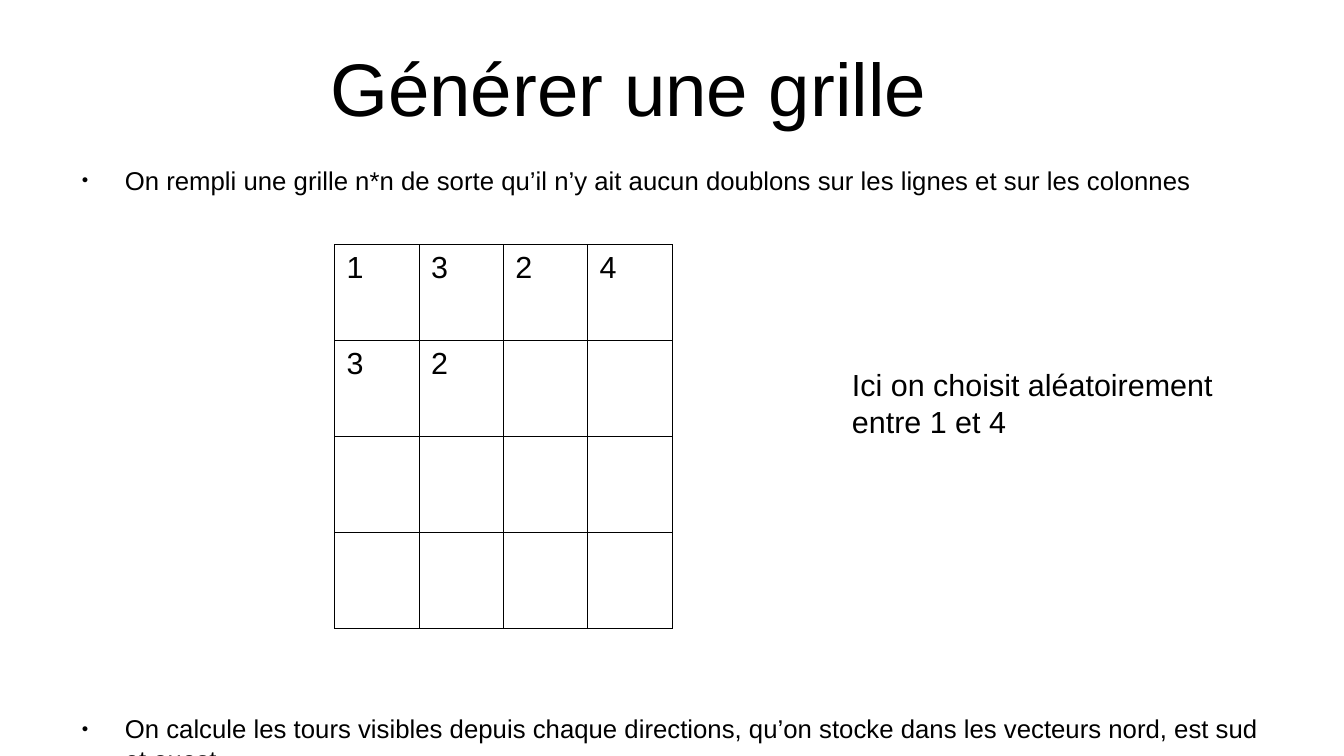
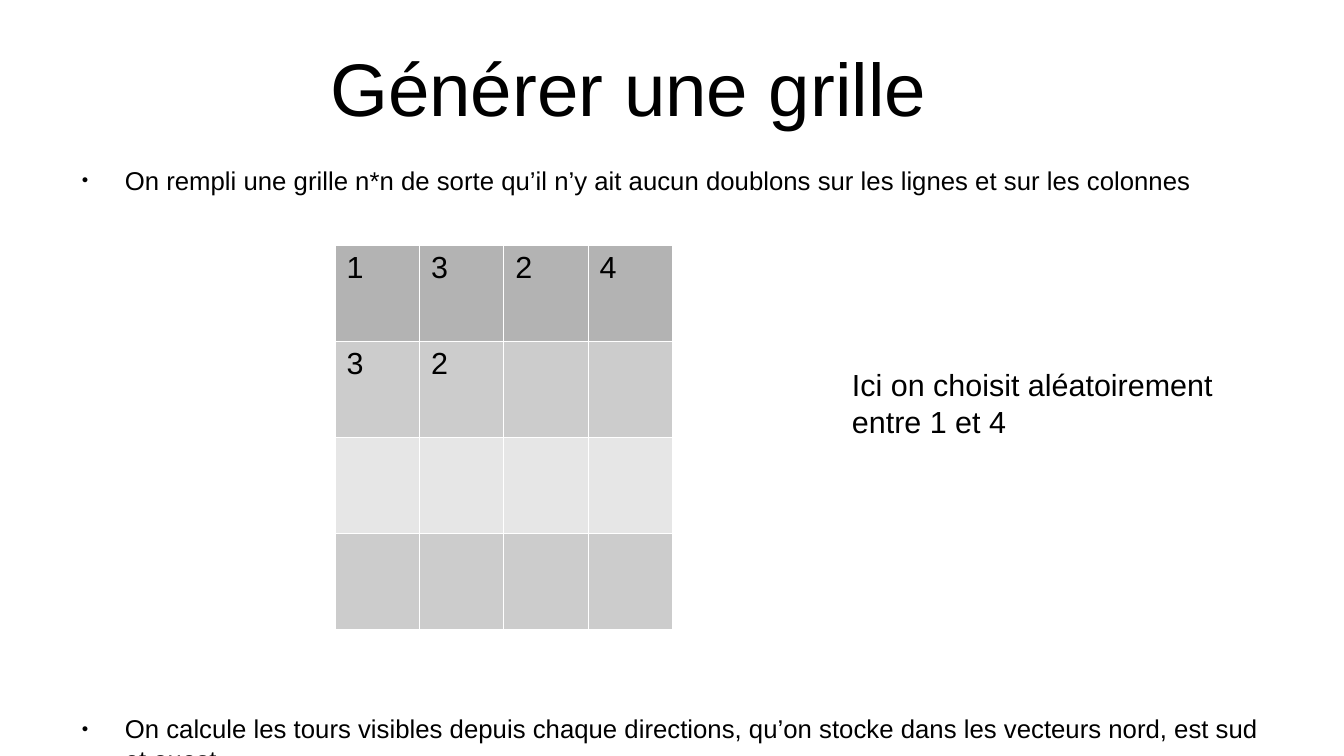
Before and after one commit to JustineDeSousa/Projet_RO203, a slide deck: slide 3 of diapo.odp. Drawn at 1344x756 pixels with LibreOffice and Linux fonts; fonts in the diff are those of the drawing. Boxes give left, top, right and bottom in pixels: in the first picture for what was removed or moved away, otherwise in the second. Text is boxed around its words. In the diff, an @@ line names an element or a change of style, - is before the commit and + after.

```diff
--- a/diapo.odp
+++ b/diapo.odp
@@ table at (x1=335, y1=245, x2=672, y2=629) @@
@@ fill none to #B3B3B3 in row 1 @@
@@ fill none to #CCCCCC in 2 cells @@
@@ borders changed @@
```
Also in this commit, not shown: 3 other slides changed, 2 slides added, 7 other files.
